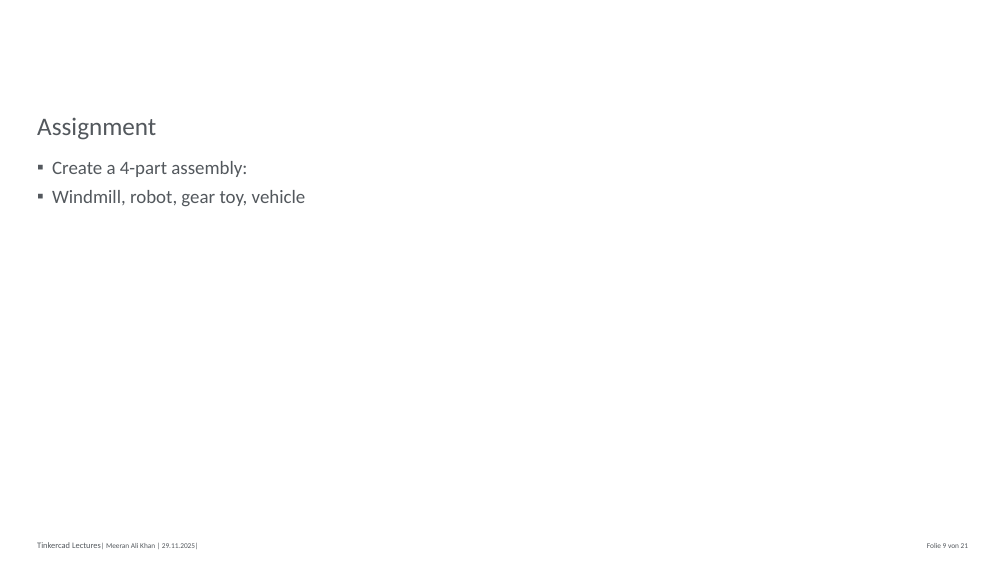
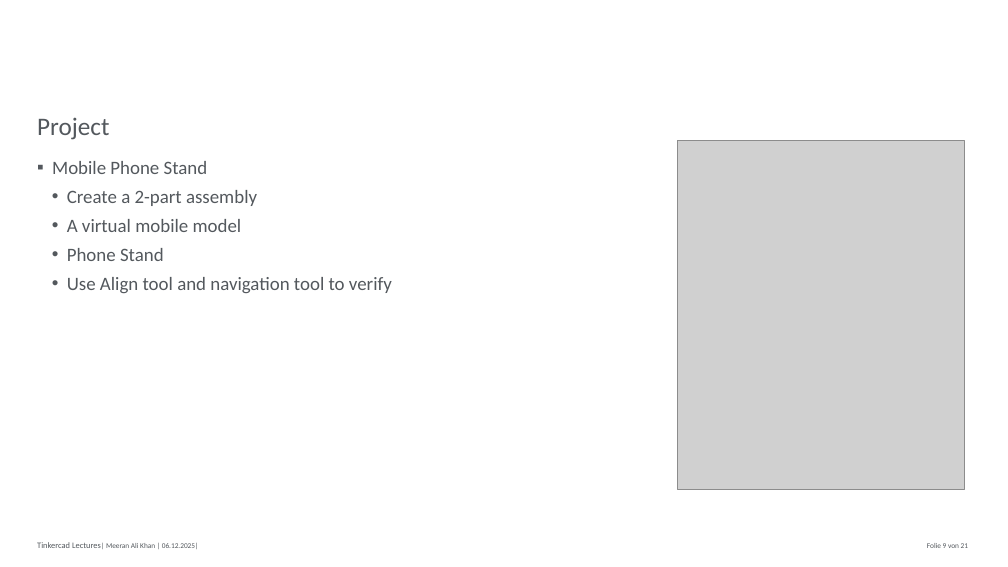
Before and after one commit to MAK-RPTU/Tinkercad, a slide deck: slide 9 of Lectures/Week3.pptx. Drawn at 1008x567 pixels with LibreOffice and Linux fonts; fonts in the diff are those of the drawing; grey boxes stand for pictures; background and template pictures are left out. Boxes give left, top, right and bottom in pixels: in the first picture for what was removed or moved away, otherwise in the second. Text is boxed around its words. In the diff, an @@ line names an element or a change of style, - is before the commit and + after.

```diff
--- a/Lectures/Week3.pptx
+++ b/Lectures/Week3.pptx
@@ title at [37, 117, 109, 140]: text changed @@
-Assignment
+Project
@@ picture added at [678, 140, 964, 489] @@
@@ text at [52, 161, 392, 293]: text changed @@
-▪ Create a 4-part assembly:
-▪ Windmill, robot, gear toy, vehicle
+▪ Mobile Phone Stand
+  • Create a 2-part assembly
+  • A virtual mobile model
+  • Phone Stand
+  • Use Align tool and navigation tool to verify
```
Also in this commit, not shown: 8 other slides changed, 3 slides added, 2 slides removed, 3 other files.
